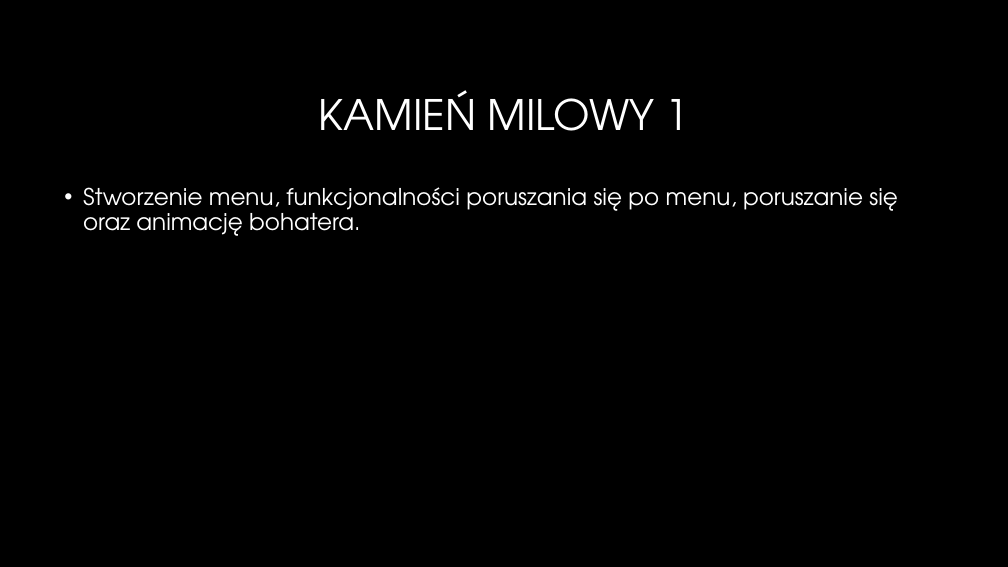
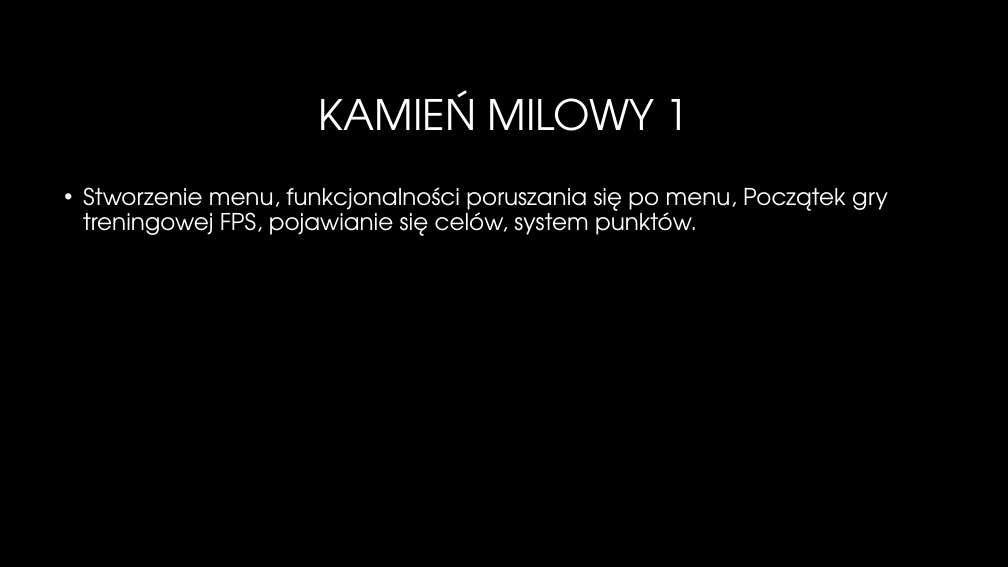
Before and after one commit to W3los/Knight-Story, a slide deck: slide 4 of Prezentacja_indywi.pptx. Drawn at 1008x567 pixels with LibreOffice and Linux fonts; fonts in the diff are those of the drawing; background and template pictures are left out. Boxes give left, top, right and bottom in pixels: in the first picture for what was removed or moved away, otherwise in the second. Text is boxed around its words. In the diff, an @@ line names an element or a change of style, - is before the commit and + after.

```diff
--- a/Prezentacja_indywi.pptx
+++ b/Prezentacja_indywi.pptx
@@ text at <box>83,187,888,236</box>: text changed @@
-• Stworzenie menu, funkcjonalności poruszania się po menu, poruszanie się oraz animację bohatera.
+• Stworzenie menu, funkcjonalności poruszania się po menu, Początek gry treningowej FPS, pojawianie się celów, system punktów.
```
Also in this commit, not shown: 4 other slides changed.
